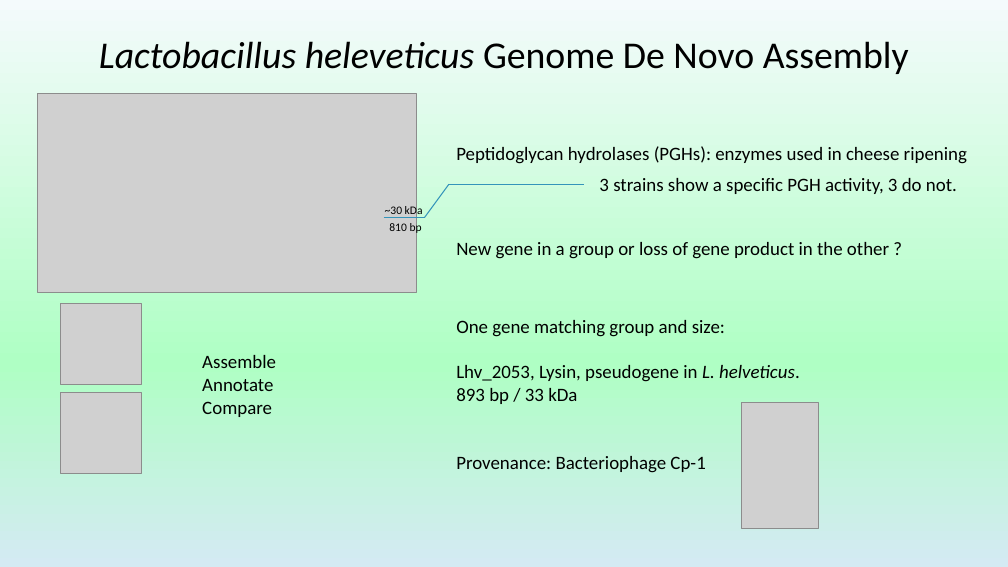
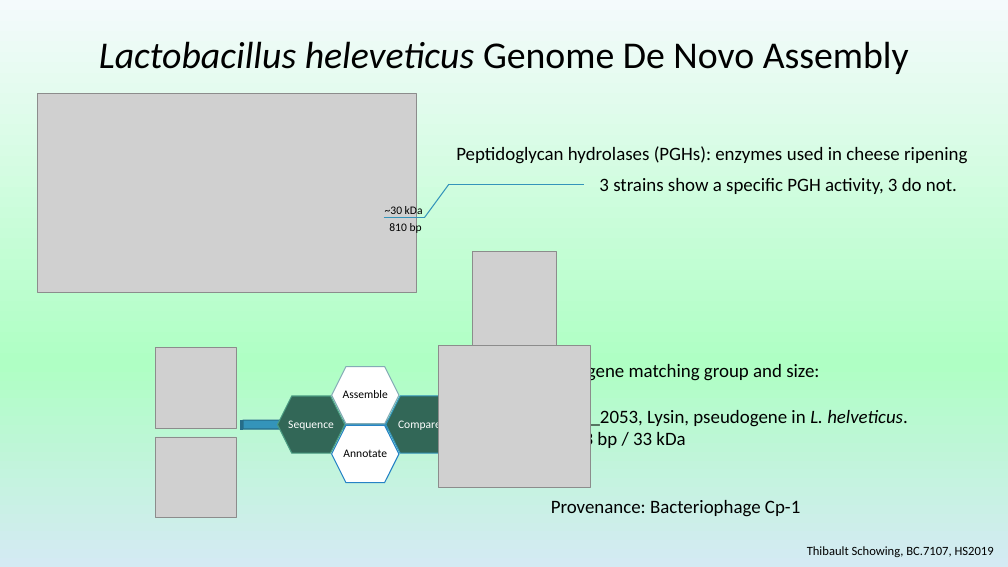
Before and after one commit to ThibaultSchowing/bioinfo_insillico, a slide deck: slide 3 of Presentation/BC7107_Schowing.pptx. Drawn at 1008x567 pixels with LibreOffice and Linux fonts; fonts in the diff are those of the drawing; grey boxes stand for pictures. Boxes give left, top, right and bottom in pixels: in the first picture for what was removed or moved away, otherwise in the second. Text is boxed around its words. In the diff, an @@ line names an element or a change of style, - is before the commit and + after.

```diff
--- a/Presentation/BC7107_Schowing.pptx
+++ b/Presentation/BC7107_Schowing.pptx
@@ text removed at [456, 242, 889, 259] @@
-New gene in a group or loss of gene product in the other ?
@@ picture: place and size @@
-picture at [741, 402, 818, 529]
+picture at [473, 252, 557, 389]
@@ text removed at [202, 355, 276, 417] @@
-Assemble
-Annotate
-Compare
@@ picture added at [439, 346, 591, 487] @@
@@ 2 pictures, 1 text: place and size @@
-2 pictures, 1 text at [60, 304, 800, 473]
+2 pictures, 1 text at [155, 348, 908, 518]
@@ striped right arrow added at [240, 416, 489, 434], fill #3494BA, outline #266D8A 1 pt @@
@@ group added at [278, 367, 453, 483]: 4 hexagons, 3 rectangles, 1 text @@
+Assemble
+Annotate
+Sequence
+Compare
@@ text at [564, 407, 908, 451]: text changed @@
-Lhv_2053, Lysin, pseudogene in L. helveticus.
-893 bp / 33 kDa
+• Lhv_2053, Lysin, pseudogene in L. helveticus.
+• 893 bp / 33 kDa
@@ text added at [807, 546, 994, 557], 12 pt, text #000000 @@
+Thibault Schowing, BC.7107, HS2019
```
Also in this commit, not shown: 2 other slides changed, 7 other files.
